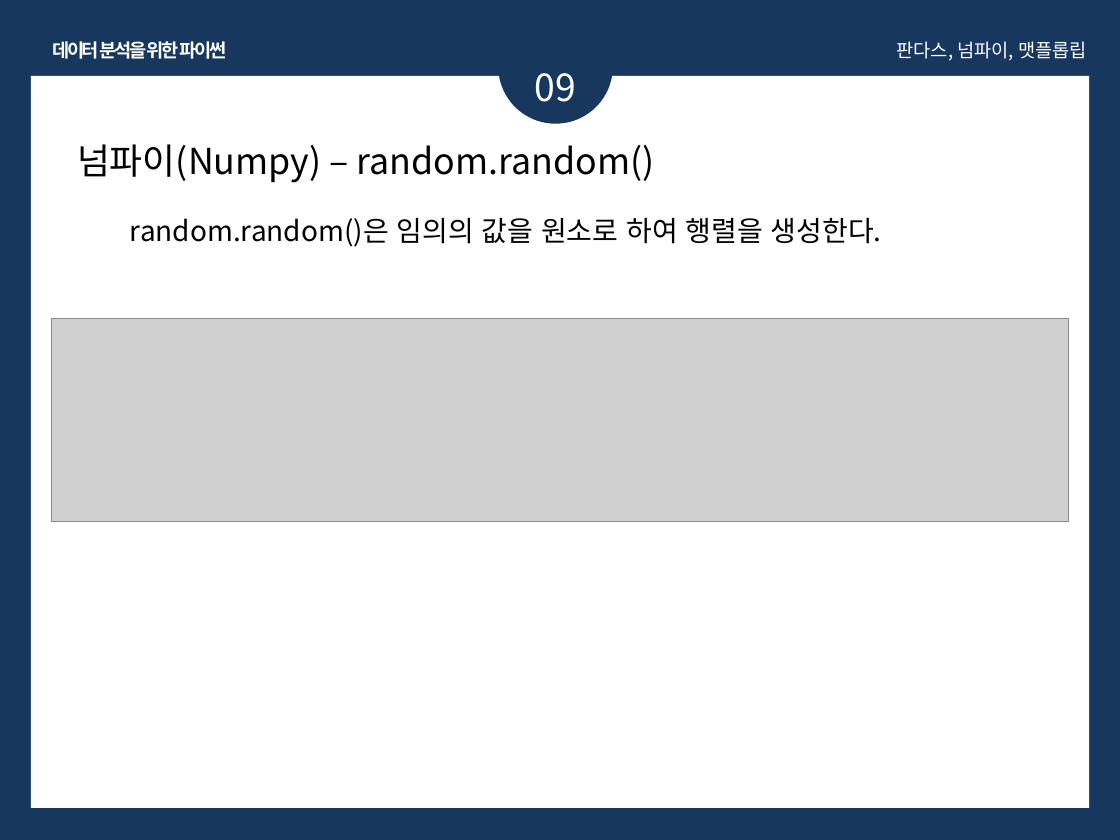
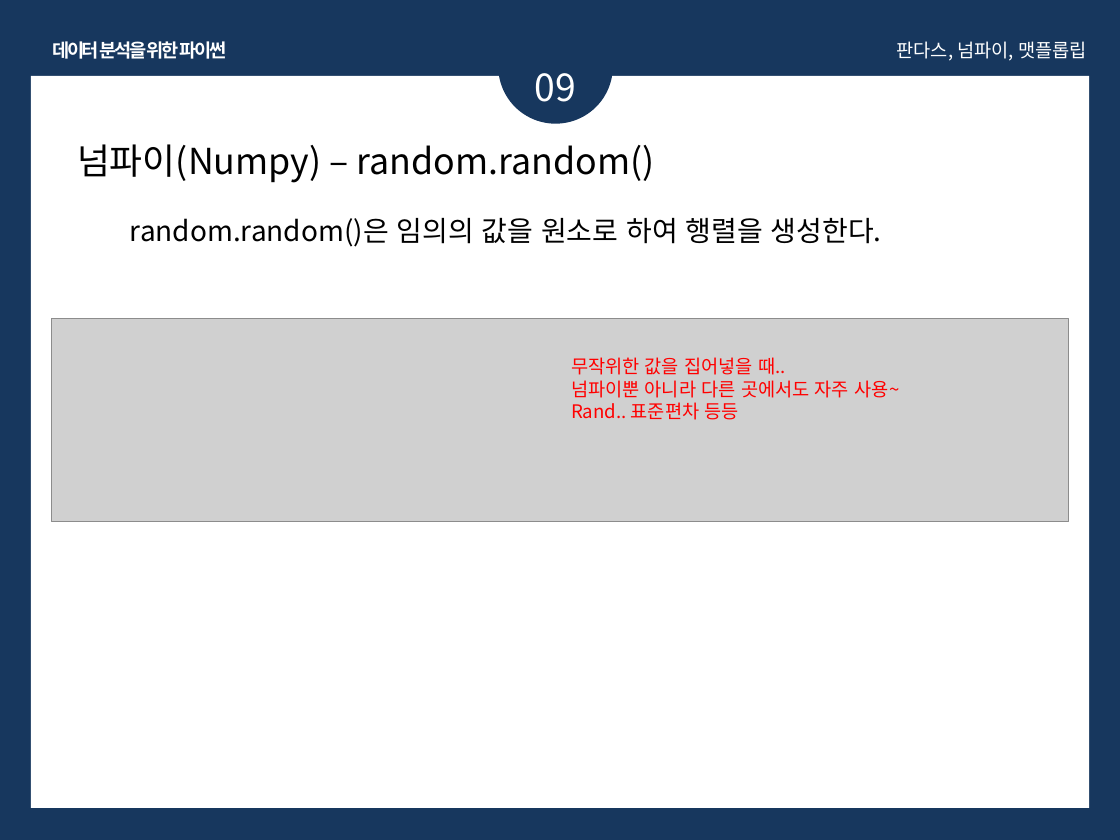
Before and after one commit to olA1ol/learning_data, a slide deck: slide 119 of 교안/python.pptx. Drawn at 1120x840 pixels with LibreOffice and Linux fonts; fonts in the diff are those of the drawing; grey boxes stand for pictures. Boxes give left, top, right and bottom in pixels: in the first picture for what was removed or moved away, otherwise in the second. Text is boxed around its words. In the diff, an @@ line names an element or a change of style, - is before the commit and + after.

```diff
--- a/교안/python.pptx
+++ b/교안/python.pptx
@@ text added at <box>571,357,899,420</box>, 12 pt, text #FF0000 @@
+무작위한 값을 집어넣을 때..
+넘파이뿐 아니라 다른 곳에서도 자주 사용~
+Rand.. 표준편차 등등
```
Also in this commit, not shown: 11 other slides changed, 4 other files.
